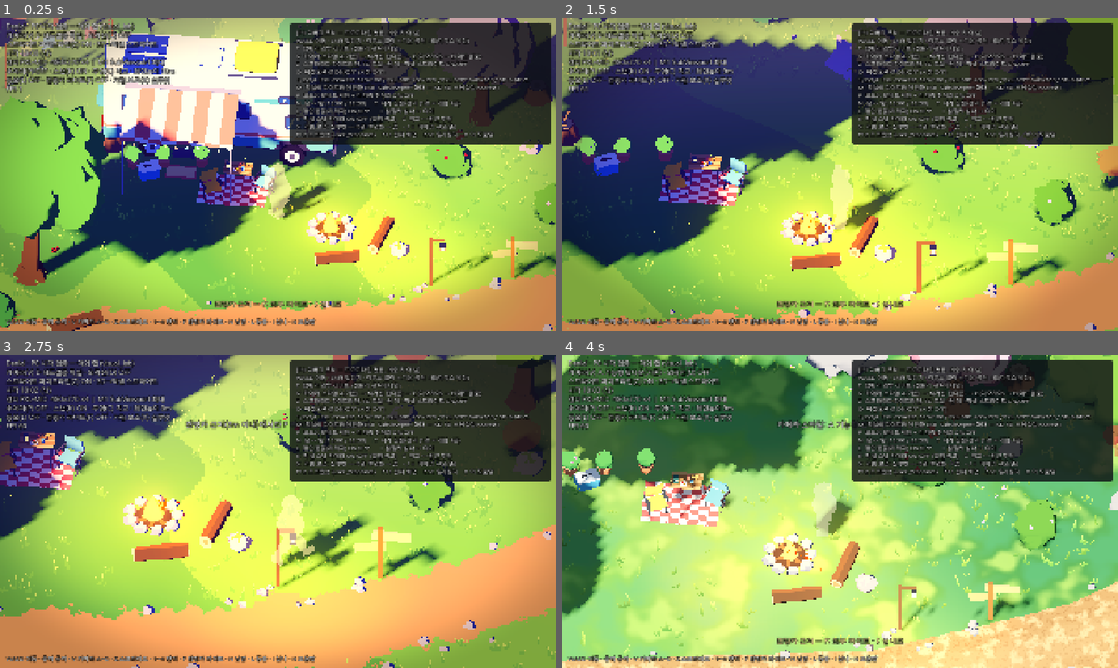
Above: before the commit, frames 1-4 (two rows, left to right).
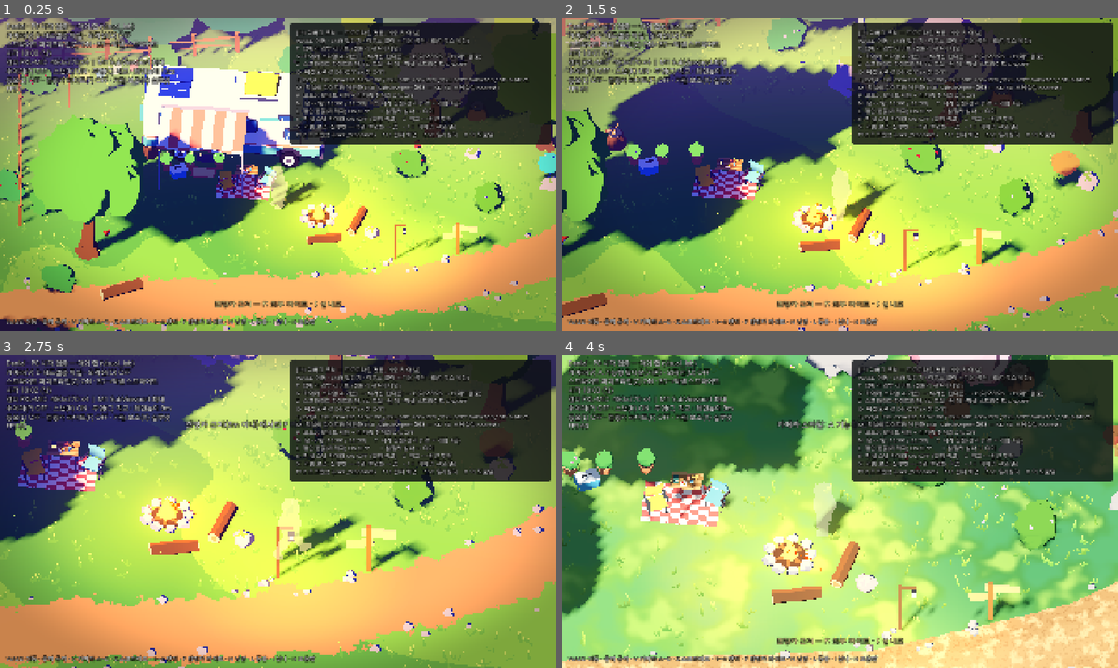
Above: after the commit, the same moments.

Repository: HomilBBANG/rg_Hilling_RPG
Game: Godot game, scene res://scenes/bootstrap.tscn
The game is run twice, just before and just after one commit, with the same random seed, the same clock (stepped at 60 frames per second) and the same inputs.
Inputs (mouse positions are in pixels of both pictures, inside the frame that each line leads up to):
- Up to frame 1 (0.25 s): no input
- Up to frame 2 (1.5 s): move the mouse to (962, 158) at 0.52 s; hold D (move_right) 0.53-1.28 s; tap = (zoom_in) at 0.6 s; click (962, 158) at 0.67 s; move the mouse to (728, 190) at 1.27 s; hold S (move_down) from 1.28 s (still down); click (728, 190) at 1.35 s
- Up to frame 3 (2.75 s): tap = (zoom_in) at 1.55, 2.3 s; move the mouse to (333, 442) at 2.02 s; release S (move_down) at 2.03 s; hold D (move_right) from 2.03 s (still down); tap F (camper_lights) at 2.1 s
- Up to frame 4 (4 s): move the mouse to (812, 574) at 2.77 s; release D (move_right) at 2.78 s; hold W (move_up) 2.78-3.53 s; tap V (cycle_camera_style) at 2.85 s; click (812, 574) at 2.92 s; tap = (zoom_in) at 3.05, 3.8 s; move the mouse to (1006, 558) at 3.52 s; hold A (move_left) from 3.53 s (still down); hold Shift (run) from 3.53 s (still down)

The runs differ from the first frame. In frame 1, 53% of the frame differs, in the area x 0-100%, y 0-100%; in frame 2, 41%; in frame 3, 24%; in frame 4, less than 0.1%.

Commit message:
Protagonist wears a plain white tee; zoom style D out to 13 m
- Replace the open blue shirt/cream tee with a white short-sleeve tee
- Style D (default) view height 10 m -> 13 m; startup zoom matches
- Refresh 1080p captures

Co-Authored-By: Claude Opus 5.5 <noreply@anthropic.com>
Claude-Session: https://claude.ai/code/session_01K53dp3QXZsLd6yNF78ES5J

Diff:
--- a/scripts/actors/player_rig.gd
+++ b/scripts/actors/player_rig.gd
@@ -51,17 +51,16 @@
 
 
 ## Protagonist (based on the concept art, then revised): chubby adult traveller, bald,
-## thick black brows and moustache, stubble, big red nose, open blue short-sleeve shirt over
-## a cream tee, compass necklace, khaki cargo shorts, sandals, wristwatch. No bag.
+## thick black brows and moustache, stubble, big red nose, white short-sleeve tee,
+## compass necklace, khaki cargo shorts, sandals, wristwatch. No bag.
 ## Flat colours only; shading comes from the cel lighting.
 func _build() -> void:
 	var skin := ProtoMesh.mat(Color(0.93, 0.64, 0.48))
 	var stubble := ProtoMesh.mat(Color(0.66, 0.48, 0.38))
 	var nose := ProtoMesh.mat(Color(0.9, 0.42, 0.36))
 	var hair := ProtoMesh.mat(Color(0.12, 0.1, 0.1))
-	var shirt := ProtoMesh.mat(Color(0.29, 0.45, 0.68))
-	var shirt_light := ProtoMesh.mat(Color(0.4, 0.56, 0.78))
-	var tee := ProtoMesh.mat(Color(0.95, 0.91, 0.82))
+	var tee := ProtoMesh.mat(Color(0.96, 0.96, 0.94))
+	var tee_shade := ProtoMesh.mat(Color(0.84, 0.84, 0.82))
 	var shorts := ProtoMesh.mat(Color(0.62, 0.54, 0.34))
 	var shorts_dark := ProtoMesh.mat(Color(0.52, 0.45, 0.28))
 	var sandal := ProtoMesh.mat(Color(0.24, 0.17, 0.13))
@@ -88,16 +87,11 @@
 		ProtoMesh.box(leg, Vector3(0.21, 0.04, 0.06), Vector3(0, -0.72, 0.03), sandal)
 		ProtoMesh.box(leg, Vector3(0.16, 0.05, 0.08), Vector3(0, -0.745, -0.17), skin)
 
-	# Torso: shirt shell + cream tee belly showing through the open front
+	# Torso: plain white short-sleeve tee over a round belly, crew neck
 	ProtoMesh.box(hips, Vector3(0.6, 0.12, 0.42), Vector3(0, 0.03, 0.0), shorts)
-	ProtoMesh.sphere(hips, 0.36, Vector3(0, 0.36, 0.04), shirt, Vector3(1.0, 1.05, 0.88), 12, 8)
-	ProtoMesh.sphere(hips, 0.31, Vector3(0, 0.33, -0.07), tee, Vector3(0.92, 1.0, 0.95), 12, 8)
-	ProtoMesh.box(hips, Vector3(0.44, 0.26, 0.3), Vector3(0, 0.6, 0.02), shirt)
-	ProtoMesh.box(hips, Vector3(0.2, 0.22, 0.04), Vector3(0, 0.6, -0.14), tee)
-	for side in [-1.0, 1.0]:
-		ProtoMesh.box(hips, Vector3(0.1, 0.06, 0.16), Vector3(side * 0.12, 0.72, -0.09), shirt_light, Vector3(0, side * 25.0, side * -20.0))
-		ProtoMesh.box(hips, Vector3(0.06, 0.4, 0.05), Vector3(side * 0.15, 0.4, -0.2), shirt, Vector3(0, 0, side * 6.0))
-	ProtoMesh.box(hips, Vector3(0.1, 0.08, 0.03), Vector3(0.18, 0.55, -0.17), shirt_light)
+	ProtoMesh.sphere(hips, 0.36, Vector3(0, 0.36, 0.0), tee, Vector3(1.0, 1.05, 0.95), 12, 8)
+	ProtoMesh.box(hips, Vector3(0.46, 0.26, 0.32), Vector3(0, 0.6, 0.02), tee)
+	ProtoMesh.cylinder(hips, 0.12, 0.04, Vector3(0, 0.735, 0.0), tee_shade, Vector3.ZERO, 10)
 	# Compass necklace
 	ProtoMesh.box(hips, Vector3(0.012, 0.16, 0.012), Vector3(-0.05, 0.64, -0.15), cord, Vector3(0, 0, -25))
 	ProtoMesh.box(hips, Vector3(0.012, 0.16, 0.012), Vector3(0.05, 0.64, -0.15), cord, Vector3(0, 0, 25))
@@ -116,13 +110,13 @@
 		ProtoMesh.box(hips, Vector3(0.11, 0.04, 0.04), Vector3(side * 0.09, 1.07, -0.23), hair, Vector3(0, 0, side * -10.0))
 		ProtoMesh.sphere(hips, 0.06, Vector3(side * 0.25, 0.98, 0.02), skin, Vector3(0.6, 1.0, 1.0), 6, 4)
 
-	# Arms with elbows: blue short sleeves (rolled cuff), bare forearms, watch on the left wrist
+	# Arms with elbows: white short sleeves, bare forearms, watch on the left wrist
 	_arm_l = _limb(hips, Vector3(-0.38, 0.62, 0.0))
 	_arm_r = _limb(hips, Vector3(0.38, 0.62, 0.0))
 	for i in 2:
 		var arm: Node3D = [_arm_l, _arm_r][i]
-		ProtoMesh.capsule(arm, 0.12, 0.34, Vector3(0, -0.1, 0), shirt)
-		ProtoMesh.cylinder(arm, 0.125, 0.06, Vector3(0, -0.22, 0), shirt_light, Vector3.ZERO, 10)
+		ProtoMesh.capsule(arm, 0.12, 0.3, Vector3(0, -0.08, 0), tee)
+		ProtoMesh.cylinder(arm, 0.115, 0.04, Vector3(0, -0.19, 0), tee_shade, Vector3.ZERO, 10)
 		var elbow := _limb(arm, Vector3(0, -0.24, 0))
 		ProtoMesh.capsule(elbow, 0.09, 0.32, Vector3(0, -0.13, 0), skin)
 		ProtoMesh.sphere(elbow, 0.1, Vector3(0, -0.31, 0), skin)
--- a/scripts/core/bootstrap.gd
+++ b/scripts/core/bootstrap.gd
@@ -12,7 +12,7 @@
 
 var _snap := true
 var _orthogonal := true
-var _zoom_index := 2
+var _zoom_index := 4  # 13 m view height (style D default)
 ## Camera comparison style (TopdownCamera.STYLES): 0 = A, 1 = B, 2 = C, 3 = D (default).
 var style_index := 3
 var _outline_user := false  # outlines off by default (O turns them back on)
--- a/scripts/visuals/topdown_camera.gd
+++ b/scripts/visuals/topdown_camera.gd
@@ -18,7 +18,7 @@
 		"outline": true, "grade": true, "ssao": true, "fog": true, "stylized": true},
 	# D: C's camera + a Dead Cells-like pixel look: flat colours with two-tone cel light,
 	# violet shadows, warm key light, light bloom, a few particles.
-	{"id": "D", "name": "D 데드셀풍 픽셀", "pitch": 40.0, "zoom": 2, "offset": Vector3(0, 0, -1.0),
+	{"id": "D", "name": "D 데드셀풍 픽셀", "pitch": 40.0, "zoom": 4, "offset": Vector3(0, 0, -1.0),
 		"outline": true, "grade": true, "ssao": false, "fog": true, "stylized": true, "look": "deadcells", "detail": 0.0},
 ]
 
Binary file changed: captures/hd_1080p/hd_day_outline_off.png
Binary file changed: captures/hd_1080p/hd_day_outline_on.png
Binary file changed: captures/hd_1080p/hd_night_outline_off.png
Binary file changed: captures/hd_1080p/hd_night_outline_on.png
Binary file removed: captures/hd_1080p/protagonist_sprites_x4.png
Not shown, changed: notes/IMPLEMENTATION_ASSUMPTIONS.md
Not shown, changed: notes/VISUAL_DIRECTION.md
